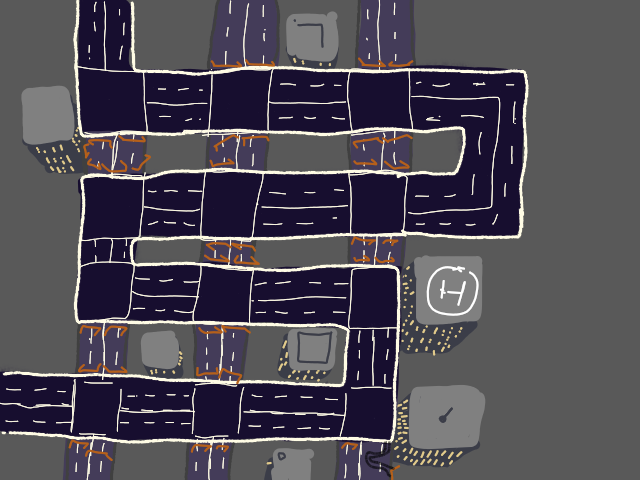
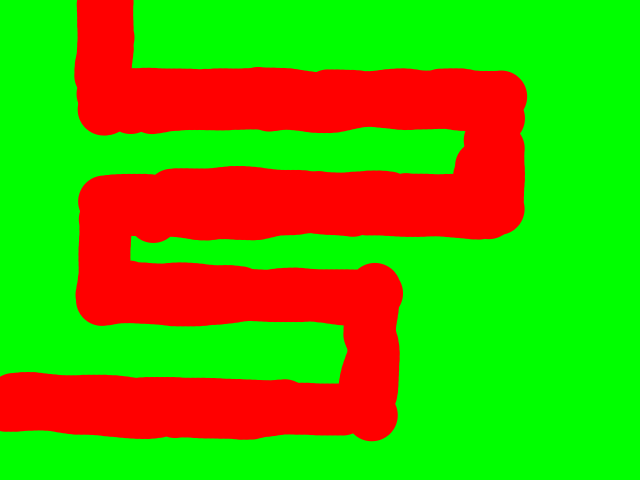
Layer changes from the first w=640, h=480 image to the second:
added group "placemap" with 2 layers above "swerve" over left=0, top=0, right=640, bottom=480
added layer "Paint Layer 1" in group "placemap" over left=0, top=0, right=576, bottom=448
added layer "Paint Layer 2" in group "placemap" over left=0, top=0, right=640, bottom=480
painted on "blockades" over left=64, top=0, right=448, bottom=480
painted on "road_border" over left=0, top=0, right=576, bottom=448
painted on "road_lines" over left=0, top=0, right=576, bottom=480
painted on "road" (2nd of 2, in "road") over left=0, top=0, right=576, bottom=480
painted on "road_sub_border" over left=64, top=0, right=448, bottom=480
painted on "building_top" over left=0, top=0, right=512, bottom=480
painted on "building_side" over left=0, top=0, right=512, bottom=480
painted on "sidewalk" over left=0, top=0, right=640, bottom=480
painted on "Paint Layer 1 (pasted)" over left=0, top=0, right=640, bottom=480